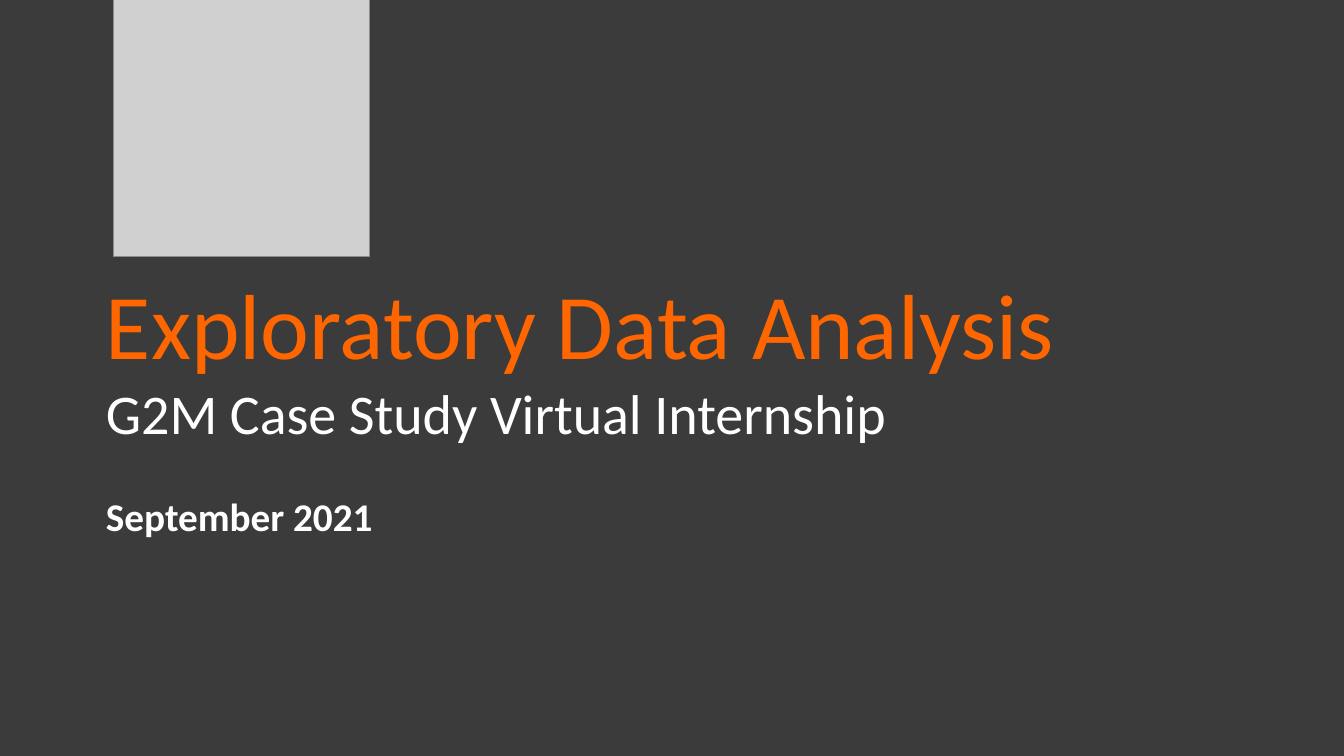
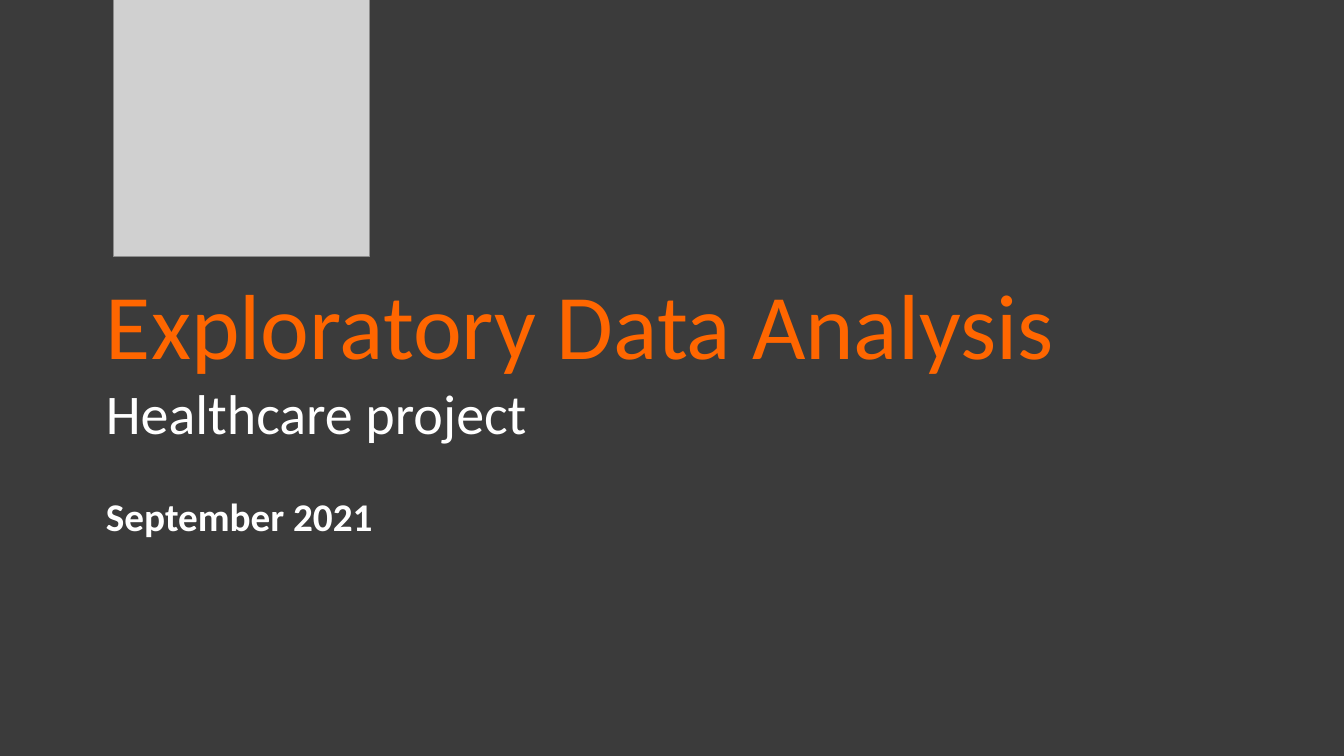
Before and after one commit to c5678/healthcare, a slide deck: slide 1 of 7/w11.pptx. Drawn at 1344x756 pixels with LibreOffice and Linux fonts; fonts in the diff are those of the drawing; grey boxes stand for pictures. Boxes give left, top, right and bottom in pixels: in the first picture for what was removed or moved away, otherwise in the second. Text is boxed around its words. In the diff, an @@ line names an element or a change of style, - is before the commit and + after.

```diff
--- a/7/w11.pptx
+++ b/7/w11.pptx
@@ text at [106, 395, 526, 444]: text changed @@
-G2M Case Study Virtual Internship
+Healthcare project
```
